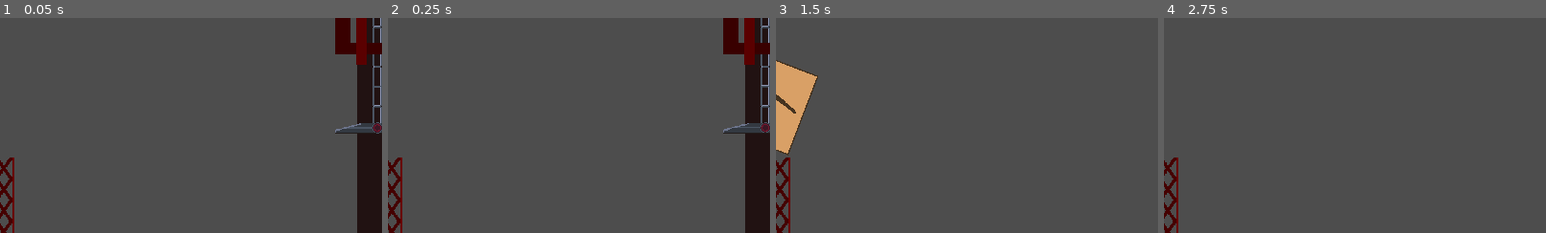
Above: before the commit, frames 1-4 (left to right).
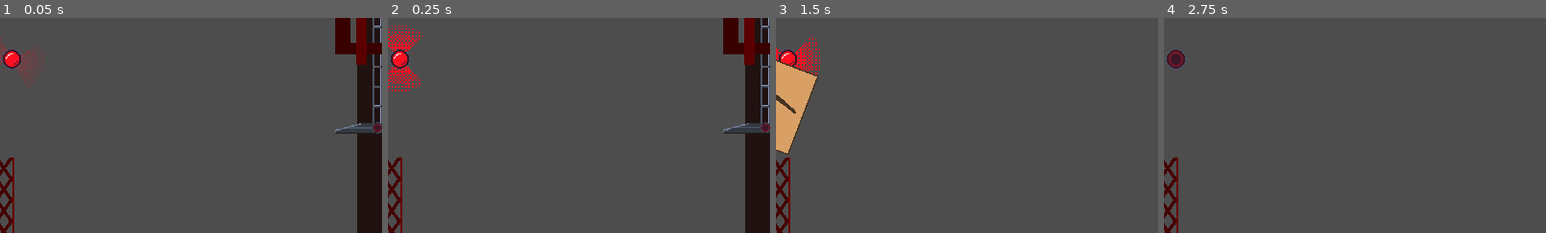
Above: after the commit, the same moments.

Repository: nanodeath/tippy-towers
Game: Godot game, scene res://game.tscn
The game is run twice, just before and just after one commit, with the same random seed, the same clock (stepped at 60 frames per second) and the same inputs. The engine's default icon, where the game draws it, is replaced by a stand-in: a white triangle on a blue panel in a dark square.
Inputs:
- Up to frame 1 (0.05 s): no input
- Up to frame 2 (0.25 s): no input
- Up to frame 3 (1.5 s): hold D (move_right) 0.53-1.28 s; tap Space (toggle_magnet) at 0.6, 1.35 s; hold S (move_down) from 1.28 s (still down)
- Up to frame 4 (2.75 s): release S (move_down) at 2.03 s; hold D (move_right) from 2.03 s (still down); tap Space (toggle_magnet) at 2.1 s
The pictures show only the part of the screen within x 0-50%, y 4-54%; the shares and areas given below are measured in that part.

The runs differ from the first frame. In frame 1, 0.8% of the frame differs, in the area x 0-12%, y 8-33%; in frame 2, 1.1%, in the area x 0-10%, y 3-35%; in frame 3, 0.7%; in frame 4, 0.3%.

Commit message:
Incoming package lighting.

Diff:
--- a/tippy-towers/game.tscn
+++ b/tippy-towers/game.tscn
@@ -26,8 +26,12 @@
 [ext_resource type="PackedScene" uid="uid://drapsryciml5g" path="res://scenes/junk/box_triangle_64_64.tscn" id="20_icsjf"]
 [ext_resource type="Script" path="res://scripts/packages_scored.gd" id="21_e7mvv"]
 [ext_resource type="Script" path="res://scripts/junk_freezer.gd" id="22_jykiw"]
+[ext_resource type="Script" path="res://scripts/chute.gd" id="22_rjeew"]
 [ext_resource type="Texture2D" uid="uid://dw44np86218dw" path="res://art/ground_9.png" id="22_ufpke"]
 [ext_resource type="Texture2D" uid="uid://c0hgpxt6bq0e6" path="res://art/stripes.png" id="23_aiiov"]
+[ext_resource type="Texture2D" uid="uid://dhnd3n0ef70ct" path="res://art/status_light.png" id="29_diou1"]
+[ext_resource type="Script" path="res://scripts/status_light.gd" id="30_fyiyi"]
+[ext_resource type="Texture2D" uid="uid://6uwmlnf1m6do" path="res://art/bright_light.png" id="30_sx8h4"]
 
 [sub_resource type="RectangleShape2D" id="RectangleShape2D_uhjy8"]
 size = Vector2(506, 32)
@@ -41,11 +45,78 @@
 [sub_resource type="PhysicsMaterial" id="PhysicsMaterial_8u318"]
 friction = 0.1
 
+[sub_resource type="RectangleShape2D" id="RectangleShape2D_xbqhh"]
+size = Vector2(350, 100)
+
 [sub_resource type="RectangleShape2D" id="RectangleShape2D_x3he1"]
 size = Vector2(384, 32)
 
 [sub_resource type="RectangleShape2D" id="RectangleShape2D_0467r"]
 size = Vector2(10000, 500)
+
+[sub_resource type="AtlasTexture" id="AtlasTexture_ulv85"]
+atlas = ExtResource("29_diou1")
+region = Rect2(0, 0, 32, 32)
+
+[sub_resource type="AtlasTexture" id="AtlasTexture_txlal"]
+atlas = ExtResource("29_diou1")
+region = Rect2(32, 0, 32, 32)
+
+[sub_resource type="SpriteFrames" id="SpriteFrames_yhwqa"]
+animations = [{
+"frames": [{
+"duration": 1.0,
+"texture": SubResource("AtlasTexture_ulv85")
+}],
+"loop": true,
+"name": &"default",
+"speed": 5.0
+}, {
+"frames": [{
+"duration": 1.0,
+"texture": SubResource("AtlasTexture_txlal")
+}],
+"loop": true,
+"name": &"on",
+"speed": 5.0
+}]
+
+[sub_resource type="Animation" id="Animation_0j4yf"]
+resource_name = "spin"
+loop_mode = 1
+tracks/0/type = "value"
+tracks/0/imported = false
+tracks/0/enabled = true
+tracks/0/path = NodePath("Brightness:rotation")
+tracks/0/interp = 1
+tracks/0/loop_wrap = true
+tracks/0/keys = {
+"times": PackedFloat32Array(0, 0.5, 1),
+"transitions": PackedFloat32Array(1, 1, 1),
+"update": 0,
+"values": [0.0, 3.14159, 6.28319]
+}
+
+[sub_resource type="Animation" id="Animation_4cwph"]
+length = 0.001
+tracks/0/type = "value"
+tracks/0/imported = false
+tracks/0/enabled = true
+tracks/0/path = NodePath("Brightness:rotation")
+tracks/0/interp = 1
+tracks/0/loop_wrap = true
+tracks/0/keys = {
+"times": PackedFloat32Array(0),
+"transitions": PackedFloat32Array(1),
+"update": 0,
+"values": [0.0]
+}
+
+[sub_resource type="AnimationLibrary" id="AnimationLibrary_gfcw5"]
+_data = {
+"RESET": SubResource("Animation_4cwph"),
+"spin": SubResource("Animation_0j4yf")
+}
 
 [node name="Game" type="Node2D"]
 script = ExtResource("1_7hxrq")
@@ -345,11 +416,22 @@
 
 [node name="Chute" type="StaticBody2D" parent="Camera2D"]
 physics_material_override = SubResource("PhysicsMaterial_8u318")
+script = ExtResource("22_rjeew")
 
 [node name="CollisionShape2D2" type="CollisionShape2D" parent="Camera2D/Chute"]
 position = Vector2(-737, -144)
 rotation = -2.77619
 shape = SubResource("RectangleShape2D_c81ok")
+
+[node name="ChuteArea" type="Area2D" parent="Camera2D/Chute"]
+position = Vector2(-677, -214)
+collision_mask = 2
+
+[node name="CollisionShape2D" type="CollisionShape2D" parent="Camera2D/Chute/ChuteArea"]
+position = Vector2(-34, 6)
+rotation = 0.369644
+shape = SubResource("RectangleShape2D_xbqhh")
+debug_color = Color(8.66354e-07, 0.636253, 0.407196, 0.42)
 
 [node name="Ground" type="StaticBody2D" parent="."]
 z_index = 1
@@ -425,3 +507,19 @@
 [node name="JunkFreezer" type="Node" parent="."]
 unique_name_in_owner = true
 script = ExtResource("22_jykiw")
+
+[node name="ChuteStatusLight" type="AnimatedSprite2D" parent="."]
+unique_name_in_owner = true
+position = Vector2(18, 88)
+sprite_frames = SubResource("SpriteFrames_yhwqa")
+animation = &"on"
+script = ExtResource("30_fyiyi")
+
+[node name="Brightness" type="Sprite2D" parent="ChuteStatusLight"]
+texture = ExtResource("30_sx8h4")
+
+[node name="AnimationPlayer" type="AnimationPlayer" parent="ChuteStatusLight"]
+libraries = {
+"": SubResource("AnimationLibrary_gfcw5")
+}
+autoplay = "spin"
--- /dev/null
+++ b/tippy-towers/scripts/chute.gd
@@ -0,0 +1,19 @@
+extends StaticBody2D
+
+@onready var chute_area = $ChuteArea as Area2D
+@onready var chute_status_light := %ChuteStatusLight as StatusLight
+
+var items_in_chute := 0
+var items_detected: bool
+
+func _ready():
+	chute_area.body_entered.connect(func(body): items_in_chute += 1)
+	chute_area.body_exited.connect(func(body): items_in_chute -= 1)
+
+func _process(delta):
+	if not items_detected and items_in_chute > 0:
+		items_detected = true
+		chute_status_light.turn_on()
+	if items_detected and items_in_chute == 0:
+		items_detected = false
+		chute_status_light.turn_off()
--- /dev/null
+++ b/tippy-towers/scripts/status_light.gd
@@ -0,0 +1,19 @@
+class_name StatusLight extends AnimatedSprite2D
+
+@onready var brightness = $Brightness
+
+func _ready():
+	turn_on()
+
+func turn_on():
+	play("on")
+	brightness.modulate = Color.TRANSPARENT
+	brightness.visible = true
+	var tween = create_tween()
+	tween.tween_property(brightness, "modulate", Color.WHITE, 0.25)
+
+func turn_off():
+	play("default")
+	var tween = create_tween()
+	tween.tween_property(brightness, "modulate", Color.TRANSPARENT, 0.5)
+	tween.tween_callback(func(): brightness.visible = false)
Binary file added: tippy-towers/art/bright_light.aseprite
Binary file added: tippy-towers/art/bright_light.png
Not shown, added: tippy-towers/art/bright_light.png.import
Not shown: 1 places in tippy-towers/game.tscn that only renumber resources
